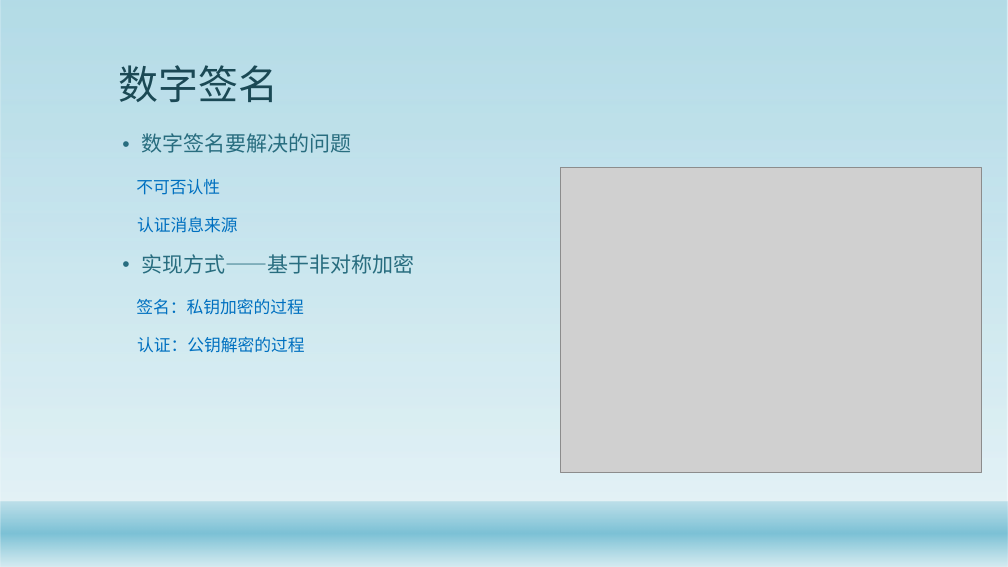
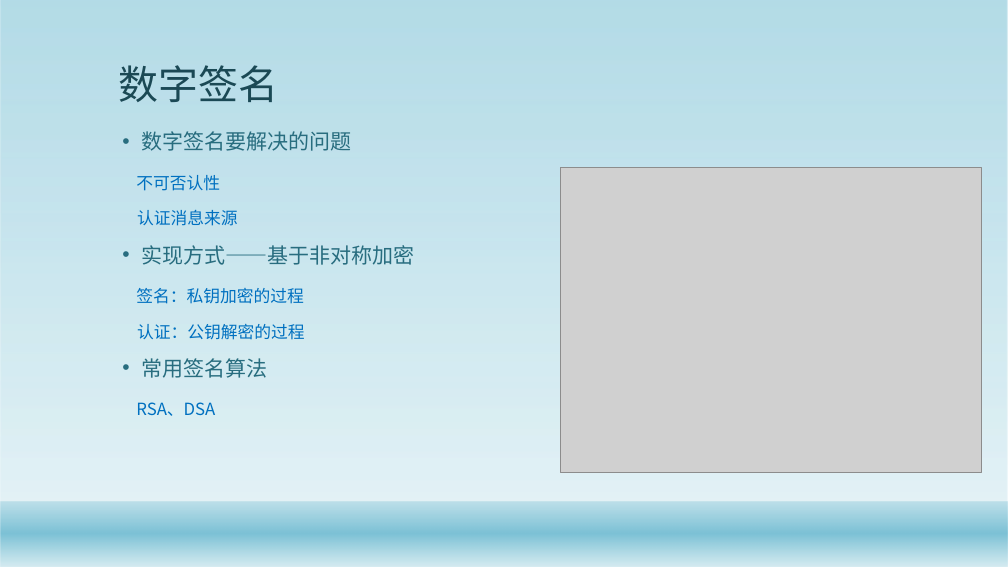
Before and after one commit to gaozhuo/java-security-doc, a slide deck: slide 22 of JavaSecurity/Java安全架构.pptx. Drawn at 1008x567 pixels with LibreOffice and Linux fonts; fonts in the diff are those of the drawing; grey boxes stand for pictures; background and template pictures are left out. Boxes give left, top, right and bottom in pixels: in the first picture for what was removed or moved away, otherwise in the second. Text is boxed around its words. In the diff, an @@ line names an element or a change of style, - is before the commit and + after.

```diff
--- a/JavaSecurity/Java安全架构.pptx
+++ b/JavaSecurity/Java安全架构.pptx
@@ text at box(136, 131, 414, 340): line spacing 0.9 to 0.8 @@
@@ text at box(136, 358, 267, 416): paragraphs added @@
+• 常用签名算法
+RSA、DSA
```
Also in this commit, not shown: 4 other slides changed.
